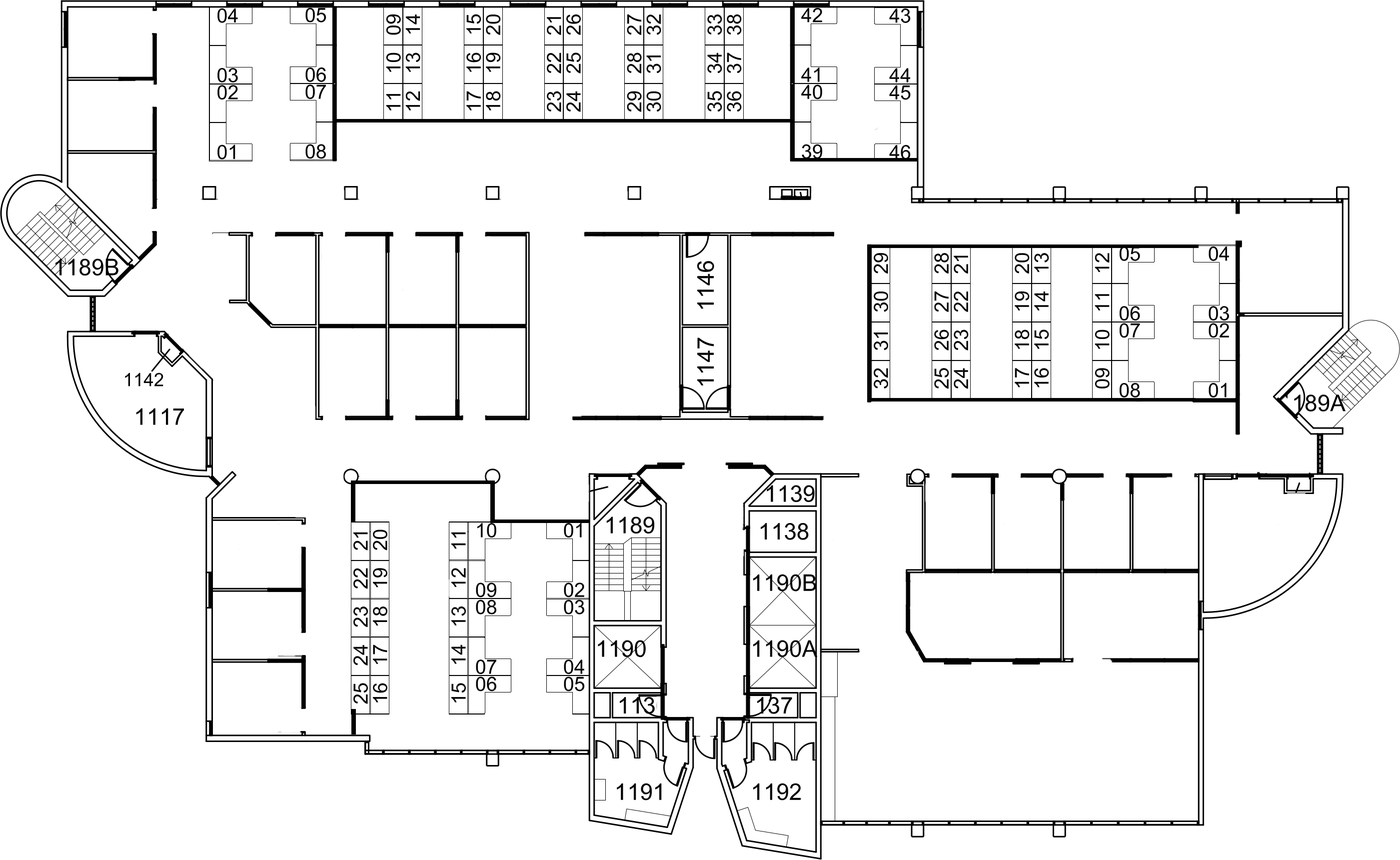
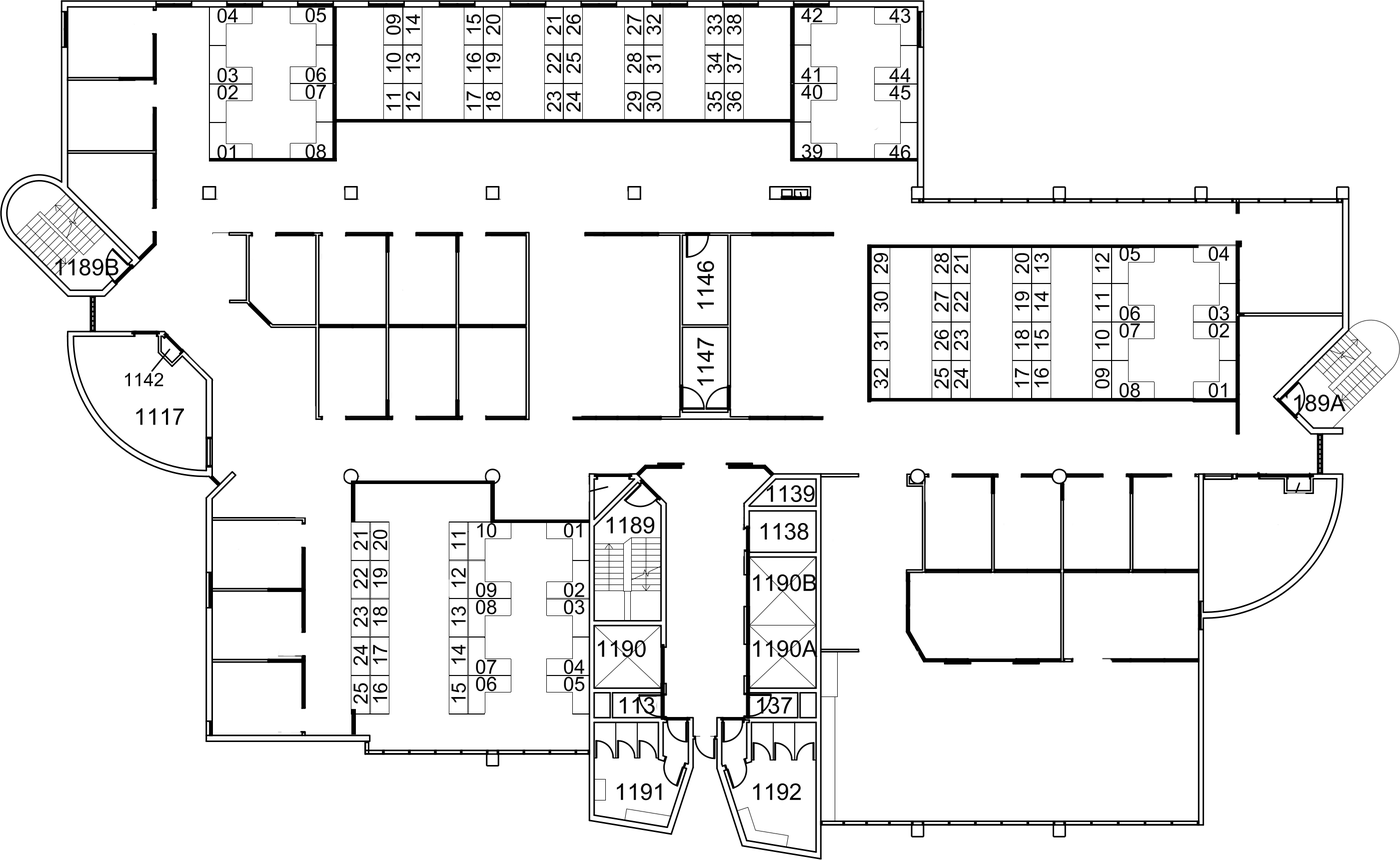
Layered file, before and after one edit (1400x860). Changes by layer:
painted on "boundaries_strict" over [208, 157, 337, 162]
